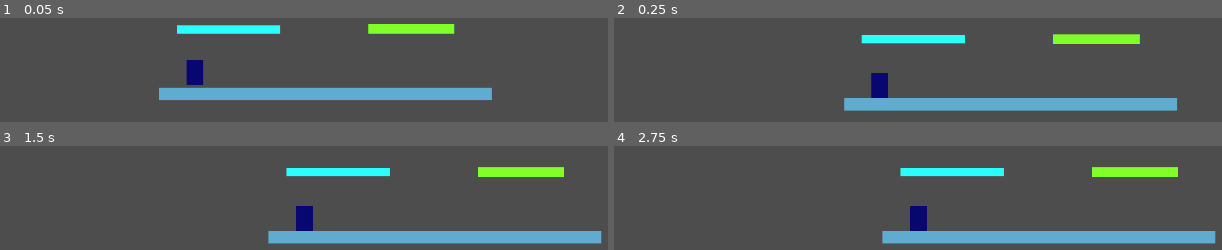
Above: before the commit, frames 1-4 (two rows, left to right).
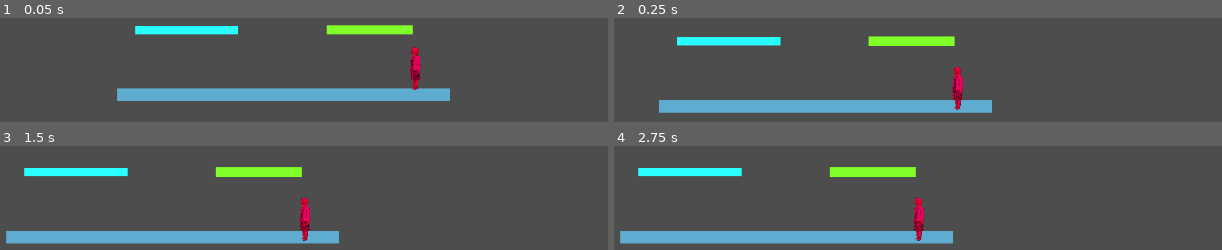
Above: after the commit, the same moments.

Repository: charles-priem/Fighter-i-
Game: Godot game, scene res://scenes/game_scene.tscn
Two runs of this game, one before a commit and one after it. Both use one fixed random seed, a clock stepped at 60 frames per second and the inputs below.
Inputs:
- Up to frame 1 (0.05 s): no input
- Up to frame 2 (0.25 s): no input
- Up to frame 3 (1.5 s): no input
- Up to frame 4 (2.75 s): tap Enter at 2 s

The runs differ from the first frame. In frame 1, 6.9% of the frame differs, in the area x 19-81%, y 5-80%; in frame 2, 15%; in frame 3, 17%, in the area x 0-100%, y 20-95%; in frame 4, 17%.

Commit message:
test importation d'image

Diff:
--- a/scenes/game_scene.tscn
+++ b/scenes/game_scene.tscn
@@ -3,6 +3,7 @@
 [ext_resource type="PackedScene" uid="uid://cvpoakggmg31i" path="res://scenes/player.tscn" id="1_w5aja"]
 [ext_resource type="Script" uid="uid://dnprcxqaypmx5" path="res://scripts/player.gd" id="2_bw6k5"]
 [ext_resource type="Script" uid="uid://cgn1behbhvis2" path="res://scripts/camera_2d.gd" id="2_onqr8"]
+[ext_resource type="Texture2D" uid="uid://dlpik3tc0q74w" path="res://assets/sprites/math_prof.png" id="3_y3j0m"]
 [ext_resource type="Script" uid="uid://bur1i54bpfqt0" path="res://scripts/hud.gd" id="3_ycayy"]
 
 [sub_resource type="RectangleShape2D" id="RectangleShape2D_lxttp"]
@@ -81,15 +82,12 @@
 
 [node name="Player" parent="." unique_id=2041489519 instance=ExtResource("1_w5aja")]
 modulate = Color(1, 0.023529412, 0.43529412, 1)
-position = Vector2(-314, -54)
+position = Vector2(316, -67)
 script = ExtResource("2_bw6k5")
 
-[node name="ColorRect" type="ColorRect" parent="Player" unique_id=1310366443]
-offset_left = -20.0
-offset_top = -30.0
-offset_right = 20.0
-offset_bottom = 30.0
-color = Color(0.03137255, 1, 1, 1)
+[node name="Sprite2D2" type="Sprite2D" parent="Player" unique_id=1469636812]
+scale = Vector2(0.2, 0.2)
+texture = ExtResource("3_y3j0m")
 
 [node name="Camera2D" type="Camera2D" parent="." unique_id=938563523]
 position_smoothing_enabled = true
--- a/scripts/player.gd
+++ b/scripts/player.gd
@@ -26,7 +26,8 @@
 
 @export var player_number: int = 1
 
-@onready var anim = $AnimationPlayer
+#@onready var anim = $AnimationPlayer
+@onready var sprite = $Sprite2D2
 
 # ── READY ────────────────────────────────────────────────────────
 func _ready():
@@ -179,11 +180,12 @@
 
 # ── ANIMATIONS ───────────────────────────────────────────────────
 func update_animation():
-	if is_attacking:
-		return
-	if not is_on_floor():
-		anim.play("jump" if velocity.y < 0 else "fall")
-	elif abs(velocity.x) > 10:
-		anim.play("run")
-	else:
-		anim.play("idle")
+	pass
+#	if is_attacking:
+#		return
+#	if not is_on_floor():
+#		anim.play("jump" if velocity.y < 0 else "fall")
+#	elif abs(velocity.x) > 10:
+#		anim.play("run")
+#	else:
+#		anim.play("idle")
Binary file added: assets/sprites/math_prof.png
